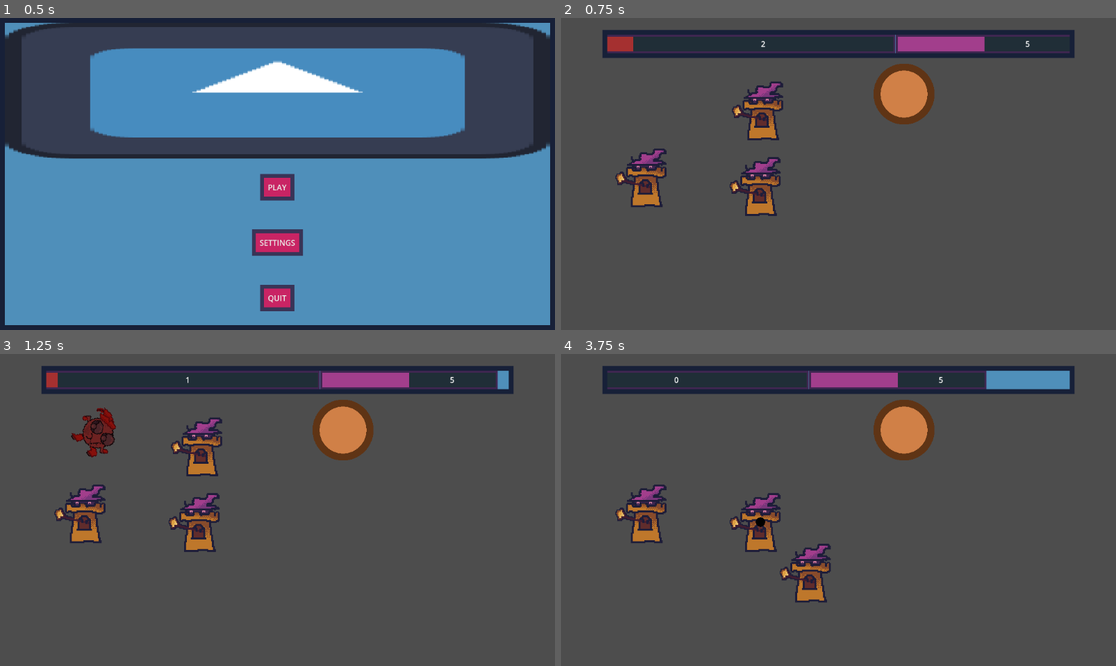
Above: before the commit, frames 1-4 (two rows, left to right).
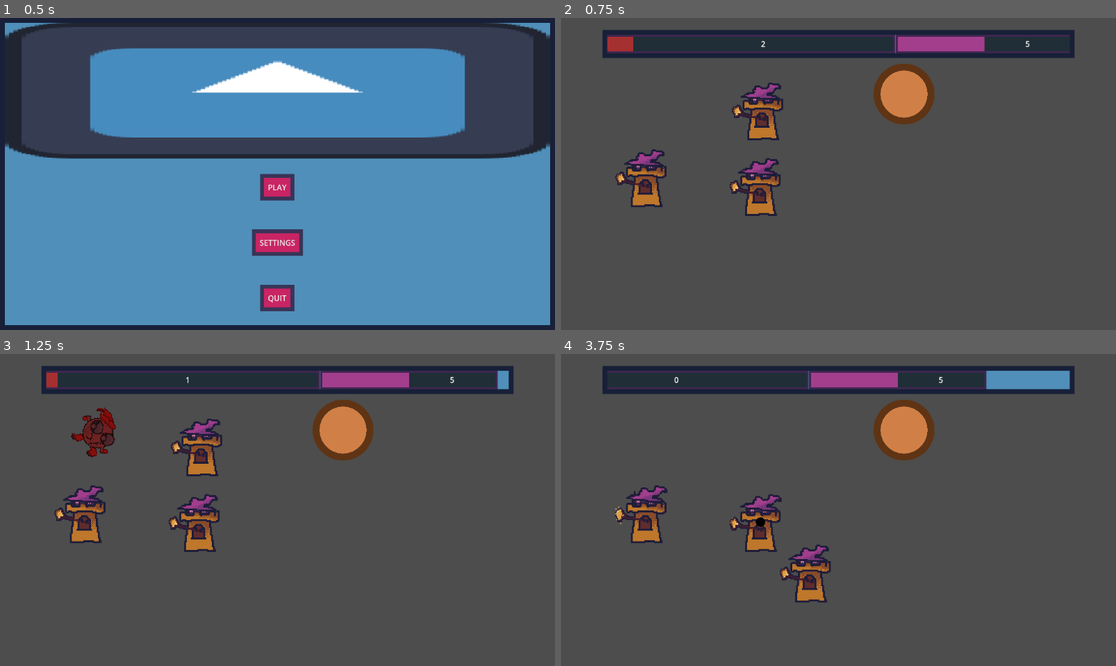
Above: after the commit, the same moments.

Repository: MagnusLucas/BrackeysAugust26
Game: Godot game, scene res://scenes/main_menu.tscn
Same seed, same stepped clock (60 frames per second), same inputs: the game is played once before the commit and once after it. The engine's default icon, where the game draws it, is replaced by a stand-in: a white triangle on a blue panel in a dark square.
Inputs (mouse positions are in pixels of both pictures, inside the frame that each line leads up to):
- Up to frame 1 (0.5 s): no input
- Up to frame 2 (0.75 s): click "PLAY" at 0.5 s
- Up to frame 3 (1.25 s): no input
- Up to frame 4 (3.75 s): move the mouse to (760, 447) at 1.27 s; click (760, 447) at 1.42 s; move the mouse to (644, 513) at 2.02 s; click (644, 513) at 2.17 s; move the mouse to (760, 522) at 2.77 s; click (760, 522) at 2.92 s; move the mouse to (810, 572) at 3.52 s; click (810, 572) at 3.67 s

Frame 1 is identical in both runs. In frame 2, 0.5% of the frame differs, in the area x 11-41%, y 20-51%; in frame 3, 0.5%; in frame 4, 0.6%, in the area x 9-49%, y 41-68%.

Commit message:
Added tower animations

Diff:
--- a/scenes/tower/tower.gd
+++ b/scenes/tower/tower.gd
@@ -10,6 +10,7 @@
 @onready var attack_interval_timer: Timer = $AttackIntervalTimer
 @onready var bullet_spawner: Node2D = $BulletSpawner
 @onready var area_attack_visual: AreaAttackVisual = $AreaAttackVisual
+@onready var tower_animated_sprite_2d: TowerAnimatedSprite2D = $TowerAnimatedSprite2D
 
 
 func _ready() -> void:
@@ -31,6 +32,7 @@
 
 
 func shoot(target: Node2D = enemies_in_range[0]) -> void:
+	tower_animated_sprite_2d.attack()
 	match tower_stats.attack_shape:
 		TowerStats.AttackShape.BULLET:
 			var direction := target.global_position - bullet_spawner.global_position
--- a/scenes/tower/tower.tscn
+++ b/scenes/tower/tower.tscn
@@ -1,32 +1,14 @@
 [gd_scene format=3 uid="uid://b4ynafkntrxwl"]
 
 [ext_resource type="Script" uid="uid://dk5gok64vxf3t" path="res://scenes/tower/tower.gd" id="1_r21n7"]
-[ext_resource type="Texture2D" uid="uid://byp8vnr046ll5" path="res://assets/towers/Tower_1.png" id="4_vec08"]
 [ext_resource type="Script" uid="uid://br4k1mhulpog1" path="res://components/attack_range.gd" id="3_cbwxl"]
 [ext_resource type="Script" uid="uid://cyv42kgt3m6wl" path="res://scenes/tower/tower_area_2d.gd" id="3_vec08"]
+[ext_resource type="Script" uid="uid://bj0fkigtyuclx" path="res://scenes/tower/tower_animated_sprite_2d.gd" id="4_8wc2c"]
+[ext_resource type="Texture2D" uid="uid://byp8vnr046ll5" path="res://assets/towers/Tower_1.png" id="4_vec08"]
 [ext_resource type="Script" uid="uid://q7mrccfyw1ph" path="res://scenes/tower/area_attack_visual.gd" id="5_vec08"]
 
 [sub_resource type="RectangleShape2D" id="RectangleShape2D_g4v7s"]
 size = Vector2(64, 64)
-
-[sub_resource type="Gradient" id="Gradient_nfofi"]
-interpolation_mode = 1
-colors = PackedColorArray(0.8745098, 0.5176471, 0.64705884, 1, 0.8745098, 0.5176471, 0.64705884, 1)
-
-[sub_resource type="GradientTexture2D" id="GradientTexture2D_g4v7s"]
-gradient = SubResource("Gradient_nfofi")
-width = 8
-height = 8
-
-[sub_resource type="Curve" id="Curve_vec08"]
-_data = [Vector2(0, 1), 0.0, 0.0, 0, 0, Vector2(1, 0), 0.0, 0.0, 0, 0]
-point_count = 2
-
-[sub_resource type="Gradient" id="Gradient_yf5fn"]
-colors = PackedColorArray(0.8745098, 0.5176471, 0.64705884, 1, 0.8745098, 0.5176471, 0.64705884, 0)
-
-[sub_resource type="Gradient" id="Gradient_57qmd"]
-colors = PackedColorArray(1, 1, 1, 1, 1, 1, 1, 0.7294118)
 
 [sub_resource type="AtlasTexture" id="AtlasTexture_8wc2c"]
 atlas = ExtResource("4_vec08")
@@ -132,7 +114,7 @@
 "duration": 1.0,
 "texture": SubResource("AtlasTexture_sdwru")
 }],
-"loop": 1,
+"loop": 0,
 "name": &"attack",
 "speed": 12.0
 }, {
@@ -160,6 +142,25 @@
 "speed": 12.0
 }]
 
+[sub_resource type="Gradient" id="Gradient_nfofi"]
+interpolation_mode = 1
+colors = PackedColorArray(0.8745098, 0.5176471, 0.64705884, 1, 0.8745098, 0.5176471, 0.64705884, 1)
+
+[sub_resource type="GradientTexture2D" id="GradientTexture2D_g4v7s"]
+gradient = SubResource("Gradient_nfofi")
+width = 8
+height = 8
+
+[sub_resource type="Curve" id="Curve_vec08"]
+_data = [Vector2(0, 1), 0.0, 0.0, 0, 0, Vector2(1, 0), 0.0, 0.0, 0, 0]
+point_count = 2
+
+[sub_resource type="Gradient" id="Gradient_yf5fn"]
+colors = PackedColorArray(0.8745098, 0.5176471, 0.64705884, 1, 0.8745098, 0.5176471, 0.64705884, 0)
+
+[sub_resource type="Gradient" id="Gradient_57qmd"]
+colors = PackedColorArray(1, 1, 1, 1, 1, 1, 1, 0.7294118)
+
 [node name="Tower" type="Node2D" unique_id=272296311 node_paths=PackedStringArray("collision_area")]
 script = ExtResource("1_r21n7")
 collision_area = NodePath("TowerArea2D")
@@ -174,11 +175,14 @@
 [node name="CollisionShape2D" type="CollisionShape2D" parent="TowerArea2D" unique_id=2080929908]
 shape = SubResource("RectangleShape2D_g4v7s")
 
-[node name="Sprite2D" type="AnimatedSprite2D" parent="." unique_id=676798029]
+[node name="TowerAnimatedSprite2D" type="AnimatedSprite2D" parent="." unique_id=676798029]
 scale = Vector2(2, 2)
 sprite_frames = SubResource("SpriteFrames_nj8pf")
 animation = &"attack"
-frame_progress = 0.6990605
+autoplay = "idle"
+frame = 10
+frame_progress = 1.0
+script = ExtResource("4_8wc2c")
 
 [node name="AttackRange" type="Area2D" parent="." unique_id=867181353]
 collision_mask = 22
--- /dev/null
+++ b/scenes/tower/tower_animated_sprite_2d.gd
@@ -0,0 +1,11 @@
+class_name TowerAnimatedSprite2D
+extends AnimatedSprite2D
+
+
+func attack() -> void:
+	play("attack")
+	animation_finished.connect(
+		func():
+			play("idle"),
+			CONNECT_ONE_SHOT
+	)
Not shown, added: scenes/tower/tower_animated_sprite_2d.gd.uid
